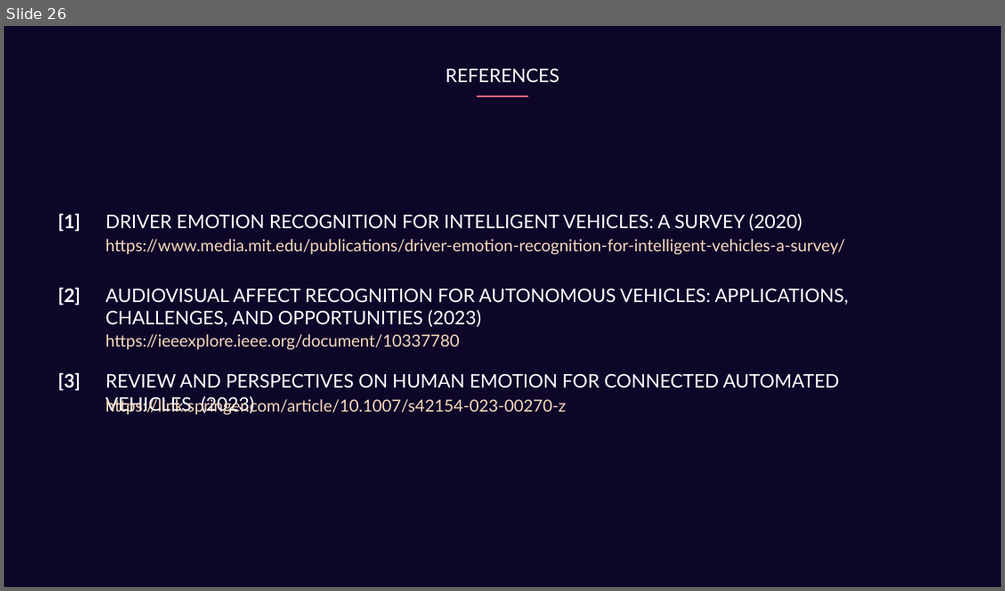
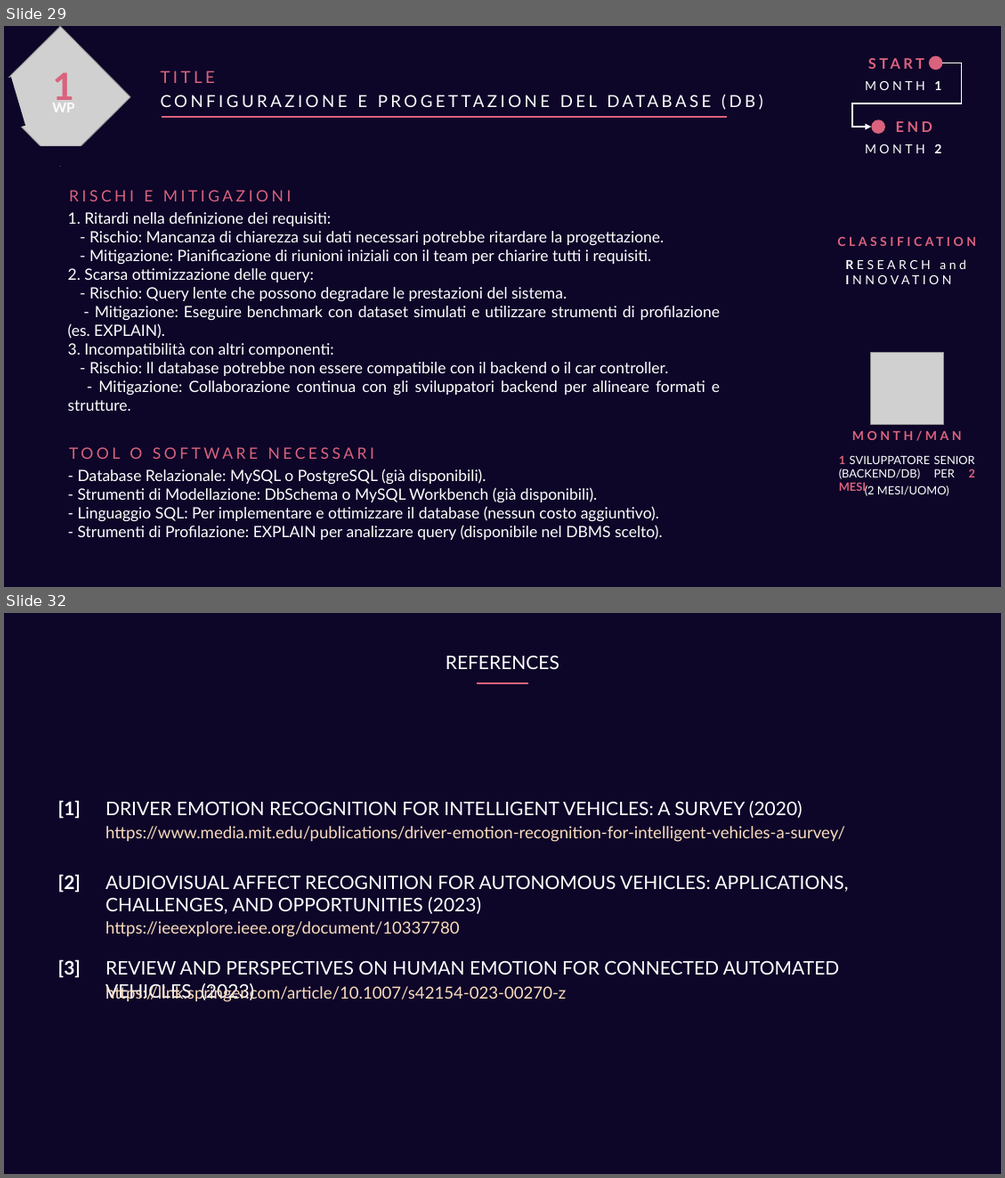
Before and after one commit to GiuseppeSoriano/MoodPilot, a slide deck: Idea/Idea_Presentation.pptx. Shown one above the other, each under a label of ours: slide 26 before the commit, slides 29 and 32 after it; the slides between them are not shown. The pictures are 1005x591 and 1005x1178 pixels, drawn with LibreOffice and Linux fonts; fonts in the diff are those of the drawing; grey boxes stand for pictures. Boxes give left, top, right and bottom in pixels: in the first picture for what was removed or moved away, otherwise in the second. Text is boxed around its words. In the diff, an @@ line names an element or a change of style, - is before the commit and + after.

```diff
--- a/Idea/Idea_Presentation.pptx
+++ b/Idea/Idea_Presentation.pptx
@@ slide 29 added at box(4, 26, 1001, 587), background #0D0628 @@
@@ text added at box(161, 70, 215, 83), 16 pt, text #DA627D @@
+TITLE
@@ group added at box(853, 52, 961, 153): 4 texts, 2 ellipses, 1 elbow arrow @@
+MONTH 1
+START
+MONTH 2
+END
@@ group added at box(4, 26, 131, 167): 2 rectangles, 2 texts, 1 picture @@
+1
+WP
@@ text added at box(158, 95, 664, 373), 16 pt, text #FFFFFF @@
+CONFIGURAZIONE E PROGETTAZIONE DEL DATABASE (DB)
@@ line added from (727, 118) to (162, 118), #DA627D 1.5 pt @@
@@ text added at box(68, 212, 720, 410), 15 pt, text #FFFFFF @@
+1. Ritardi nella definizione dei requisiti:
+- Rischio: Mancanza di chiarezza sui dati necessari potrebbe ritardare la progettazione.
+- Mitigazione: Pianificazione di riunioni iniziali con il team per chiarire tutti i requisiti.
+2. Scarsa ottimizzazione delle query:
+- Rischio: Query lente che possono degradare le prestazioni del sistema.
+- Mitigazione: Eseguire benchmark con dataset simulati e utilizzare strumenti di profilazione (es. EXPLAIN).
+3. Incompatibilità con altri componenti:
+- Rischio: Il database potrebbe non essere compatibile con il backend o il car controller.
+- Mitigazione: Collaborazione continua con gli sviluppatori backend per allineare formati e strutture.
@@ text added at box(69, 190, 291, 201), 15 pt, text #DA627D @@
+RISCHI E MITIGAZIONI
@@ text added at box(829, 231, 986, 253), 12 pt, text #DA627D, bold @@
+CLASSIFICATION
@@ text added at box(939, 259, 966, 269), 12 pt, text #FFFFFF @@
+RESEARCH and
+INNOVATION
@@ picture added at box(871, 352, 943, 425) @@
@@ text added at box(69, 447, 374, 459), 15 pt, text #DA627D @@
+TOOL O SOFTWARE NECESSARI
@@ text added at box(852, 430, 962, 441), 12 pt, text #DA627D, bold @@
+MONTH/MAN
@@ text added at box(78, 468, 663, 540), 15 pt, text #FFFFFF @@
+- Database Relazionale: MySQL o PostgreSQL (già disponibili).
+- Strumenti di Modellazione: DbSchema o MySQL Workbench (già disponibili).
+- Linguaggio SQL: Per implementare e ottimizzare il database (nessun costo aggiuntivo).
+- Strumenti di Profilazione: EXPLAIN per analizzare query (disponibile nel DBMS scelto).
@@ text added at box(839, 455, 975, 493), 11 pt, text #FFFFFF @@
+1 SVILUPPATORE SENIOR (BACKEND/DB) PER 2 MESI
@@ text added at box(865, 485, 949, 496), 11 pt, text #FFFFFF @@
+(2 MESI/UOMO)
@@ what was slide 26 is now slide 32 @@
```
Also in this commit, not shown: 7 slides changed, 7 other slides added, 2 slides removed, 3 other files.
